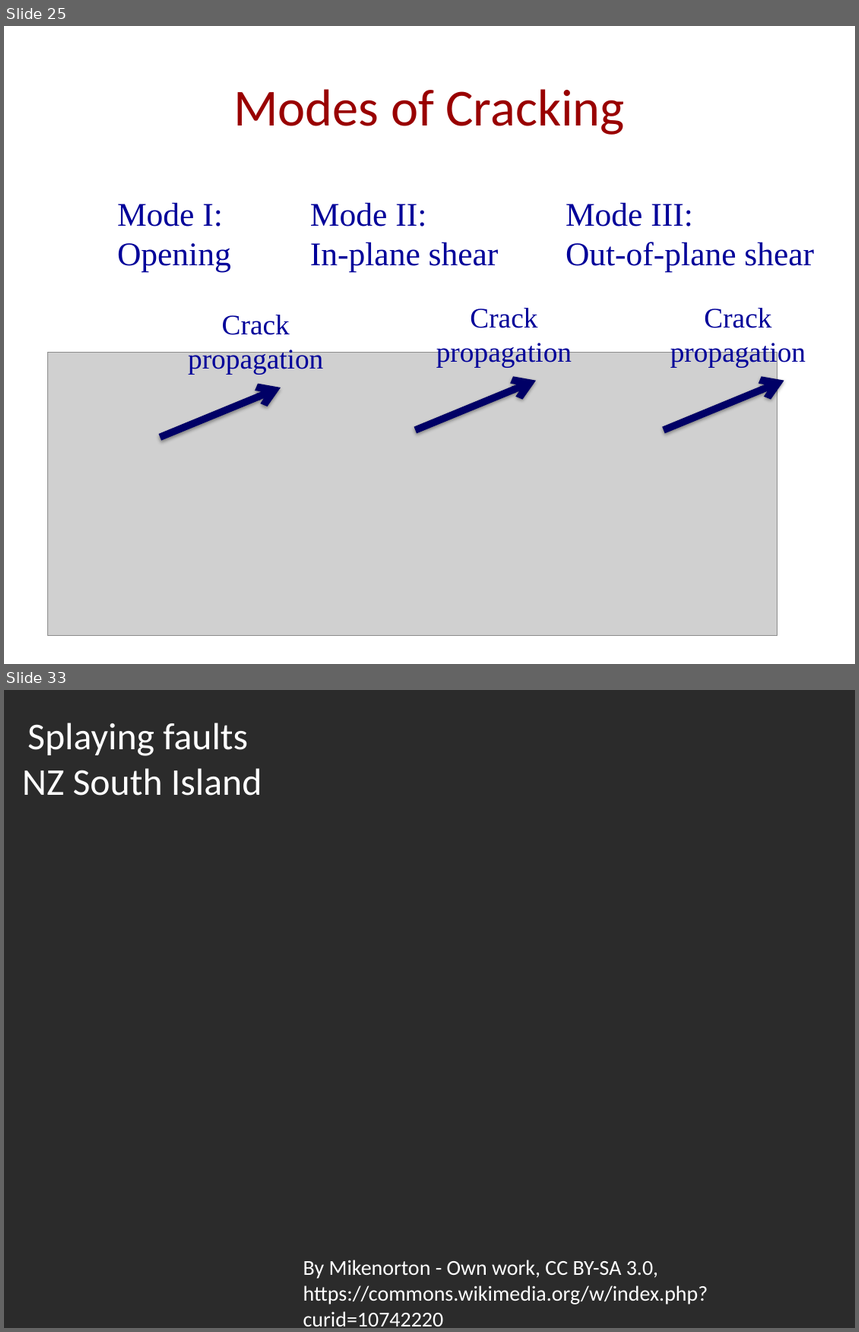
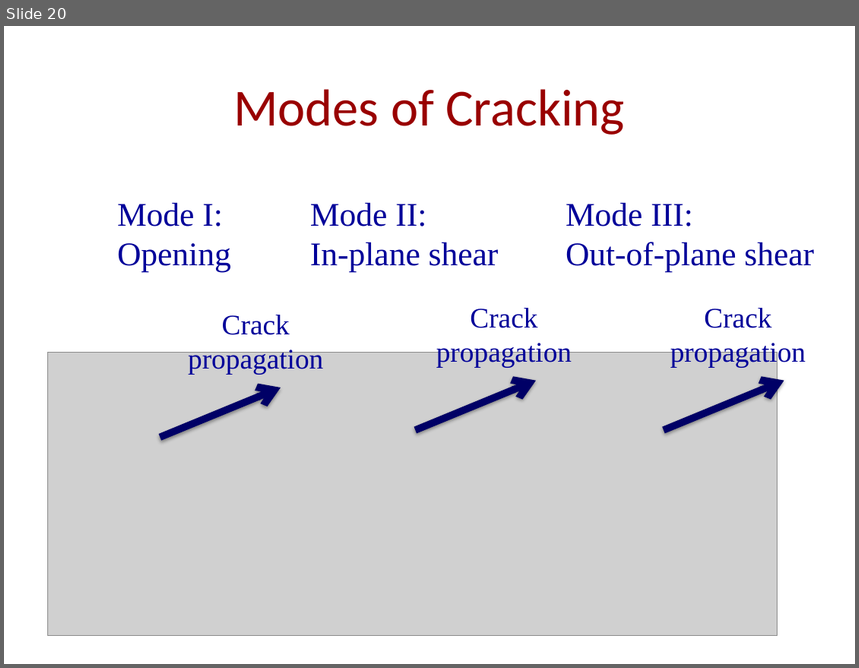
Before and after one commit to UW-geophysics-edu/ess-411-511, a slide deck: lectures/pptx/ESS411_511_Class_19.pptx. Shown one above the other, each under a label of ours: slides 25 and 33 before the commit, slide 20 after it; the slides between them are not shown. The pictures are 859x1332 and 859x668 pixels, drawn with LibreOffice and Linux fonts; fonts in the diff are those of the drawing; grey boxes stand for pictures; background and template pictures are left out; a plain dark background stands for a picture behind light text. Boxes give left, top, right and bottom in pixels: in the first picture for what was removed or moved away, otherwise in the second. Text is boxed around its words. In the diff, an @@ line names an element or a change of style, - is before the commit and + after.

```diff
--- a/lectures/pptx/ESS411_511_Class_19.pptx
+++ b/lectures/pptx/ESS411_511_Class_19.pptx
@@ slide 33 removed at [4, 690, 855, 1328], background picture (left out) @@
@@ title removed at [22, 723, 262, 796] @@
-Splaying faults
-NZ South Island
@@ text removed at [303, 1260, 709, 1327] @@
-By Mikenorton - Own work, CC BY-SA 3.0,
-https://commons.wikimedia.org/w/index.php?curid=10742220
@@ what was slide 25 is now slide 20 @@
```
Also in this commit, not shown: 1 slide changed, 1 slide added, 14 other slides removed, 10 other files.
